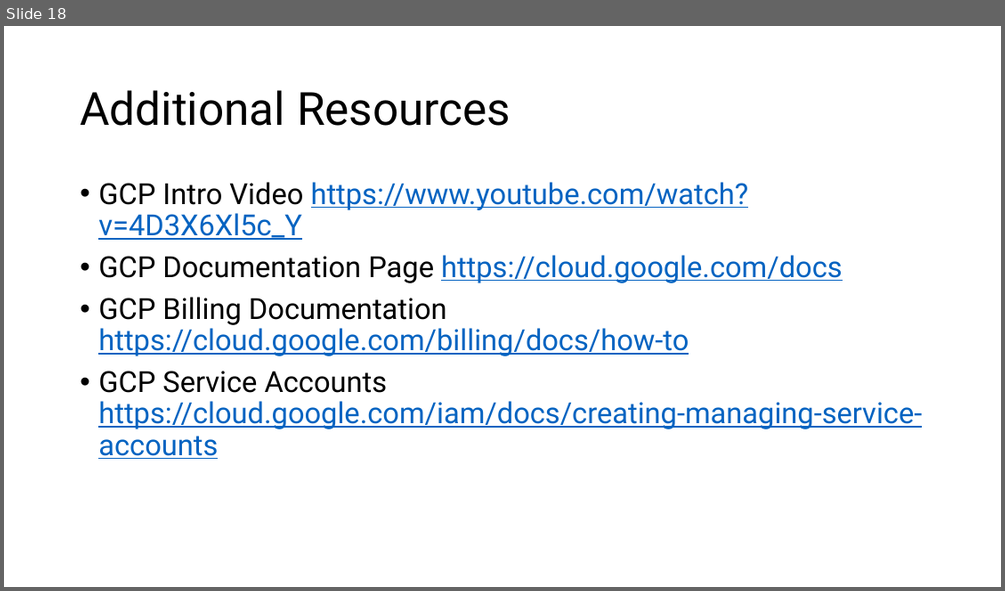
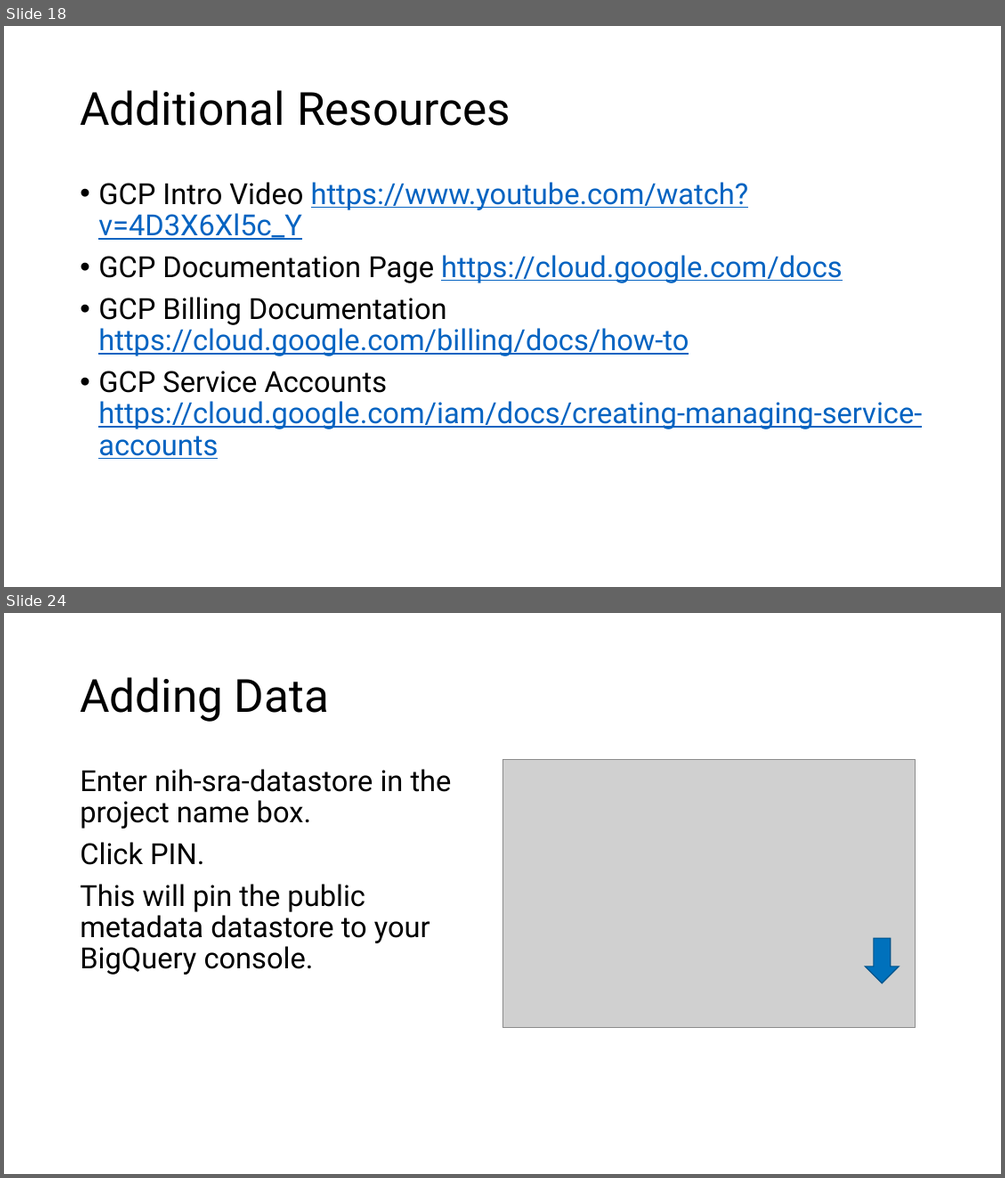
Before and after one commit to ncbi/ASHG-Workshop-2021, a slide deck: ASHG_1.pptx. Shown one above the other, each under a label of ours: slide 18 before the commit, slides 18 and 24 after it; the slides between them are not shown. The pictures are 1005x591 and 1005x1178 pixels, drawn with LibreOffice and Linux fonts; fonts in the diff are those of the drawing; grey boxes stand for pictures; background and template pictures are left out. Boxes give left, top, right and bottom in pixels: in the first picture for what was removed or moved away, otherwise in the second. Text is boxed around its words. In the diff, an @@ line names an element or a change of style, - is before the commit and + after.

```diff
--- a/ASHG_1.pptx
+++ b/ASHG_1.pptx
@@ slide 24 added at <box>4,613,1001,1174</box>, background picture (left out) @@
@@ title added at <box>80,677,329,722</box>, 44 pt, text #000000 @@
+Adding Data
@@ text added at <box>80,769,452,974</box>, 28 pt, text #000000 @@
+Enter nih-sra-datastore in the project name box.
+Click PIN.
+This will pin the public metadata datastore to your BigQuery console.
@@ picture added at <box>502,760,915,1027</box> @@
@@ down arrow added at <box>866,938,899,983</box>, fill #0071BC, outline #00548B 1 pt @@
```
Also in this commit, not shown: 20 other slides added.
